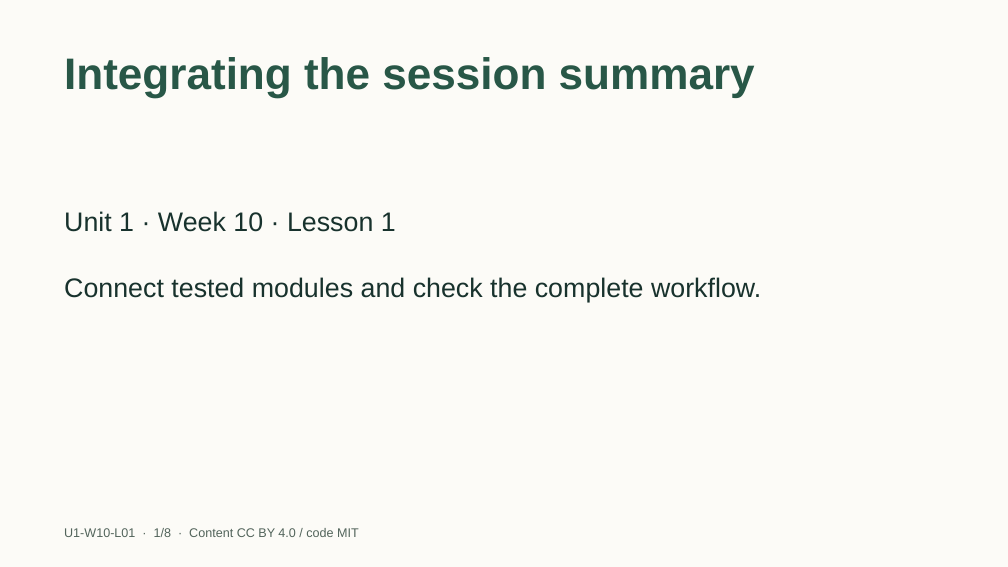
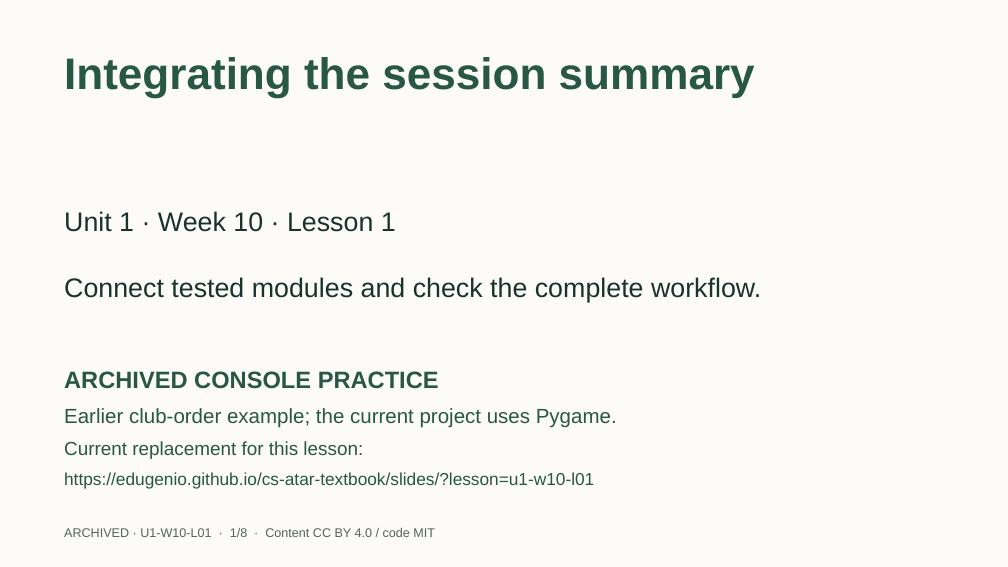
Before and after one commit to EdugenIO/cs-atar-textbook, a slide deck: slide 1 of dist/legacy-projects/slides/u1-w10-l01.pptx. Drawn at 1008x567 pixels with LibreOffice and Linux fonts; fonts in the diff are those of the drawing. Boxes give left, top, right and bottom in pixels: in the first picture for what was removed or moved away, otherwise in the second. Text is boxed around its words. In the diff, an @@ line names an element or a change of style, - is before the commit and + after.

Commit message:
Label retained console PowerPoints as archived (S03)

```diff
--- a/dist/legacy-projects/slides/u1-w10-l01.pptx
+++ b/dist/legacy-projects/slides/u1-w10-l01.pptx
@@ text added at (x1=64, y1=371, x2=439, y2=389), 22.5 pt, text #285747, bold @@
+ARCHIVED CONSOLE PRACTICE
@@ text added at (x1=64, y1=408, x2=617, y2=428), 19.5 pt, text #285747 @@
+Earlier club-order example; the current project uses Pygame.
@@ text added at (x1=64, y1=441, x2=363, y2=459), 18 pt, text #285747 @@
+Current replacement for this lesson:
@@ text added at (x1=64, y1=472, x2=594, y2=489), 16.5 pt, text #285747 @@
+https://edugenio.github.io/cs-atar-textbook/slides/?lesson=u1-w10-l01
@@ text at (x1=64, y1=528, x2=435, y2=537): text changed @@
-U1-W10-L01 · 1/8 · Content CC BY 4.0 / code MIT
+ARCHIVED · U1-W10-L01 · 1/8 · Content CC BY 4.0 / code MIT
```
Also in this commit, not shown: 7 other slides changed, 16 other files.
